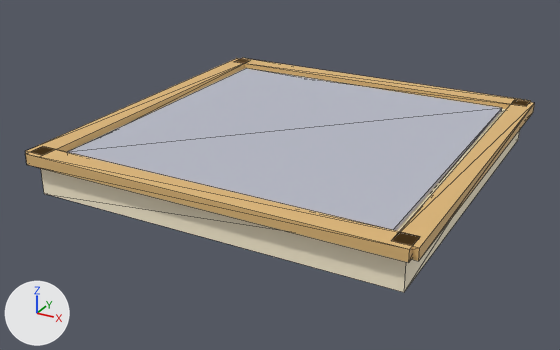
An edit to the glTF model public/models/city.road.glb, drawn before and after from the same camera.
Before and after are seen from a 50 mm camera at (1.87, -3.65, 1.73) aimed at (-0.07, -0.12, -0.04). Arrows for +X, +Y and +Z are at lower left; the lights stay in place. The picture after the commit comes second. Mesh edges are drawn as thin lines. Vertices at exactly the same position are counted once.

In view in the first picture: 'city.road'.
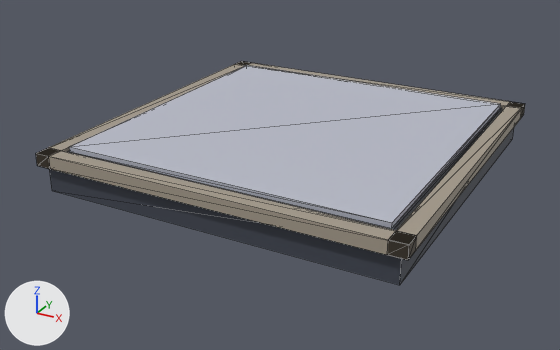
Where the change shows, as pixel boxes (x1, y1, x2, y2) in the pictures (560 x 350 px; the box of a moved part takes in the faces that stretch with it):
'city.road', reshaped: before (25, 58, 534, 292); after (36, 61, 525, 285)
part 1 of me_city_road, added: after (49, 110, 514, 285)
part 2 of me_city_road, added: after (69, 65, 501, 228)
part 3 of me_city_road, rebuilt (9% shorter): before (41, 73, 520, 292); after (36, 61, 525, 260)
part 4 of me_city_road, deleted (beige): before (392, 100, 534, 261)
part 5 of me_city_road, deleted (beige): before (25, 146, 420, 263)
part 6 of me_city_road, deleted (beige): before (234, 58, 530, 109)
part 7 of me_city_road, deleted: before (26, 58, 251, 154)
part 8 of me_city_road, moved or reshaped: before (68, 109, 502, 231); after (69, 109, 502, 230)
part 9 of me_city_road, recoloured: before (68, 68, 502, 230); after (68, 108, 502, 230)

Edits to the bpy script that builds the scene:
```text
Add mat_stone:
    mat_stone = principled_material('stone')
    mat_stone.base_color = (0.371, 0.323, 0.258)  # grey #a49a8b
    mat_stone.roughness = 0.65
Add mat_deck:
    mat_deck = principled_material('deck')
    mat_deck.base_color = (0.122, 0.136, 0.168)  # grey #626772
    mat_deck.roughness = 0.65
Add mat_asphalt:
    mat_asphalt = principled_material('asphalt')
    mat_asphalt.base_color = (0.0497, 0.0578, 0.0802)  # greyish blue #3f4450
    mat_asphalt.roughness = 0.65
Change me_city_road:
    used by ob_city_road; location = (0.0, 0.0, 0.0)
    remove me_city_road.from_pydata(...)  # 48 vertices, 72 faces; spans x -1.06..1.06, y -1.06..1.06, z 0.0..0.24
    remove me_city_road.materials.append(mat_ringbase)  # beige #fff3d6
    remove me_city_road.materials.append(mat_ringedge)  # beige #e0b878
    add me_city_road.from_pydata(...)  # 48 vertices, 84 faces; spans x -1.01..1.01, y -1.01..1.01, z 0.01..0.25
    me_city_road part 1: a new loose piece, a box spanning x -0.97..0.97, y -0.97..0.97, z 0.01..0.2, in mat_asphalt (greyish blue #3f4450)
    me_city_road part 2: a new loose piece, a box spanning x -0.89..0.89, y -0.89..0.89, z 0.22..0.246, in mat_road (light grey #b9bcc9)
    me_city_road part 3: the loose piece of 8 vertices spanning x -1.0..1.0, y -1.0..1.0, z 0.0..0.2 is rebuilt with 24 vertices and now spans x -1.01..1.01, y -1.01..1.01, z 0.16..0.23, in mat_stone (grey #a49a8b)
    me_city_road part 4: the loose piece of 8 vertices spanning x 0.94..1.06, y -1.03..1.03, z 0.18..0.24 is deleted
    me_city_road part 5: the loose piece of 8 vertices spanning x -1.03..1.03, y -1.06..-0.94, z 0.18..0.24 is deleted
    me_city_road part 6: the loose piece of 8 vertices spanning x -1.03..1.03, y 0.94..1.06, z 0.18..0.24 is deleted
    me_city_road part 7: the loose piece of 8 vertices spanning x -1.06..-0.94, y -1.03..1.03, z 0.18..0.24 is deleted
    me_city_road part 8
    4 vertices are removed from x -0.9..0.9, y -0.9..0.9, z 0.18
    10 faces are deleted
    4 vertices are added at (-0.9, -0.9, 0.19), (0.9, -0.9, 0.19), (0.9, 0.9, 0.19), (-0.9, 0.9, 0.19)
    10 new faces join them, mat_deck (grey #626772)
    me_city_road part 9: 2 faces spanning x -0.9..0.9, y -0.9..0.9, z 0.22 switch from mat_road (light grey #b9bcc9) to mat_deck (grey #626772)
    add me_city_road.materials.append(mat_asphalt)  # greyish blue #3f4450
    add me_city_road.materials.append(mat_stone)  # grey #a49a8b
```
